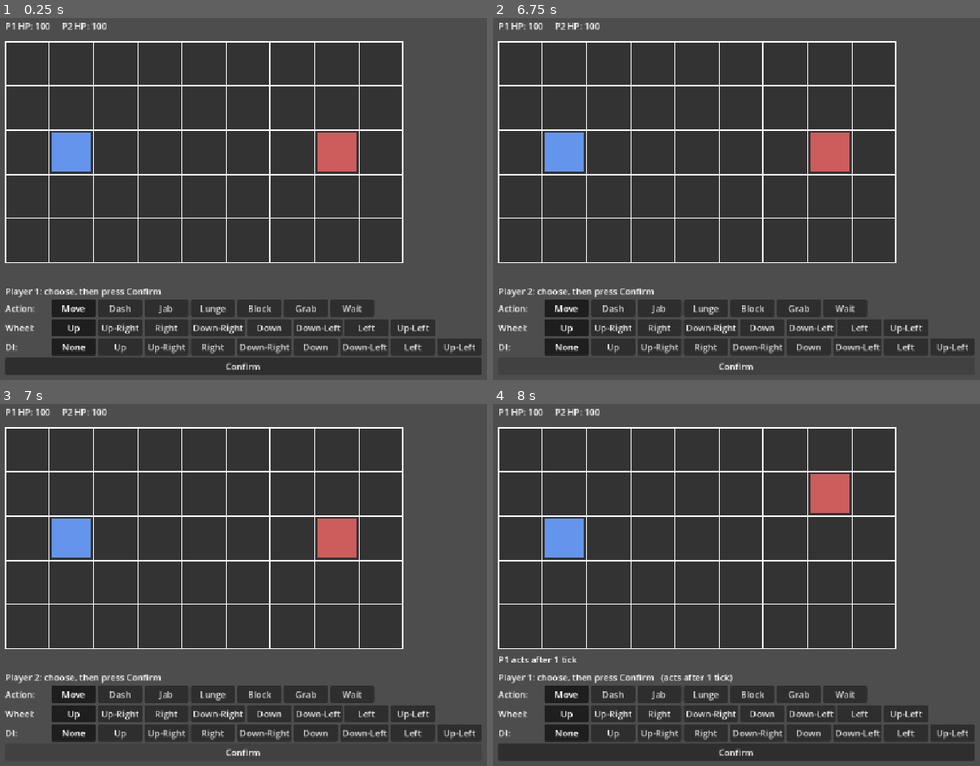
Above: before the commit, frames 1-4 (two rows, left to right).
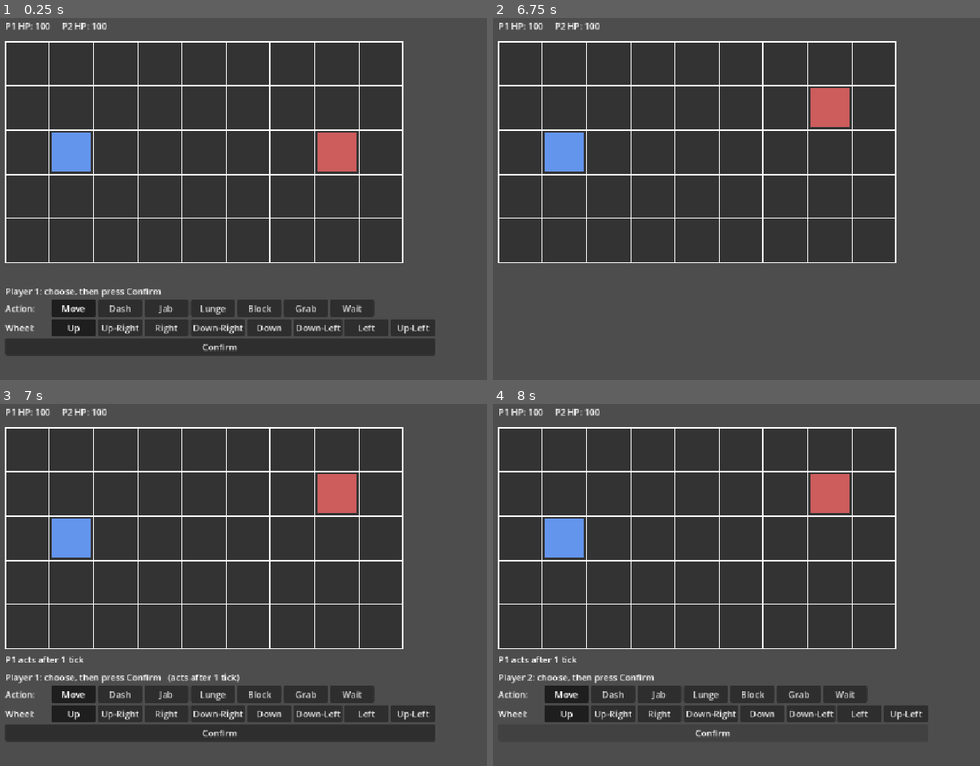
Above: after the commit, the same moments.

Repository: chunaa44/StrategyFighter
Game: Godot game, scene res://scenes/main.tscn
Same seed, same stepped clock (60 frames per second), same inputs: the game is played once before the commit and once after it.
Inputs (mouse positions are in pixels of both pictures, inside the frame that each line leads up to):
- Up to frame 1 (0.25 s): no input
- Up to frame 2 (6.75 s): click "Move" at 0.5 s; click "Dash" at 1.25 s; click "Jab" at 2 s; click "Lunge" at 2.75 s; click "Block" at 3.5 s; click "Grab" at 4.25 s; click "Wait" at 5 s; click (566, 347) at 5.75 s, where only the run before the commit has a clickable "None"; click "Confirm" at 6.5 s
- Up to frame 3 (7 s): no input
- Up to frame 4 (8 s): click "Confirm" at 7.25 s

The runs differ from the first frame. In frame 1, 6.1% of the frame differs, in the area x 0-99%, y 88-99%; in frame 2, 12%, in the area x 0-99%, y 19-98%; in frame 3, 3.7%; in frame 4, 5.9%.

Commit message:
Remove DI, knockback and wall slam.

Diff:
--- a/scripts/actions.gd
+++ b/scripts/actions.gd
@@ -20,17 +20,14 @@
 # a turn lasts 4 ticks, so an action longer than that spills into the next turn
 # hit advantage = hitstun - recovery: positive means the attacker is free first
 const DATA = {
-	"Move": {"damage": 0, "hitstun": 0, "knockback": 0, "range": 0, "slide": 1, "startup": 0, "active": 1, "recovery": 0},
-	"Dash": {"damage": 0, "hitstun": 0, "knockback": 0, "range": 0, "slide": 2, "startup": 2, "active": 1, "recovery": 1},
-	"Jab": {"damage": 12, "hitstun": 2, "knockback": 1, "range": 1, "slide": 0, "startup": 1, "active": 1, "recovery": 1},
-	"Lunge": {"damage": 40, "hitstun": 5, "knockback": 2, "range": 1, "slide": 3, "startup": 2, "active": 1, "recovery": 4},
-	"Block": {"damage": 0, "hitstun": 0, "knockback": 0, "range": 0, "slide": 0, "startup": 0, "active": 3, "recovery": 1},
-	"Grab": {"damage": 30, "hitstun": 4, "knockback": 1, "range": 1, "slide": 0, "startup": 2, "active": 1, "recovery": 3},
-	"Wait": {"damage": 0, "hitstun": 0, "knockback": 0, "range": 0, "slide": 0, "startup": 0, "active": 1, "recovery": 1},
+	"Move": {"damage": 0, "hitstun": 0, "range": 0, "slide": 1, "startup": 0, "active": 1, "recovery": 0},
+	"Dash": {"damage": 0, "hitstun": 0, "range": 0, "slide": 2, "startup": 2, "active": 1, "recovery": 1},
+	"Jab": {"damage": 12, "hitstun": 2, "range": 1, "slide": 0, "startup": 1, "active": 1, "recovery": 1},
+	"Lunge": {"damage": 40, "hitstun": 5, "range": 1, "slide": 3, "startup": 2, "active": 1, "recovery": 4},
+	"Block": {"damage": 0, "hitstun": 0, "range": 0, "slide": 0, "startup": 0, "active": 3, "recovery": 1},
+	"Grab": {"damage": 30, "hitstun": 4, "range": 1, "slide": 0, "startup": 2, "active": 1, "recovery": 3},
+	"Wait": {"damage": 0, "hitstun": 0, "range": 0, "slide": 0, "startup": 0, "active": 1, "recovery": 1},
 }
-
-# added on top of the hit when knockback pushes a fighter into the edge of the board
-const WALL_SLAM = {"damage": 10, "hitstun": 1}
 
 
 func direction_from_name(direction_name):
--- a/scripts/effects_layer.gd
+++ b/scripts/effects_layer.gd
@@ -4,18 +4,15 @@
 const GRAB_COLOR = Color(1.0, 0.65, 0.1)
 const GUARD_COLOR = Color(0.3, 0.8, 1.0)
 const IMPACT_COLOR = Color(1.0, 1.0, 1.0)
-const SLAM_COLOR = Color(1.0, 0.9, 0.2)
 const DASH_COLOR = Color(0.75, 0.85, 1.0)
 
 const TEXT_TIME = 0.6
 const TEXT_RISE = 30.0
 const TEXT_WIDTH = 100.0
 const TEXT_SIZE = 22
-const SLAM_TEXT_OFFSET = Vector2(0.0, -26.0)
 
 const GUARD_INSET = 5.0
 const GUARD_WIDTH = 6.0
-const WALL_WIDTH = 8.0
 
 # marks live for one tick, texts fade out on their own timer
 var marks = []
@@ -79,10 +76,6 @@
 	marks.append({"kind": "guard", "tile": tile, "aim": aim, "color": color})
 
 
-func add_wall_mark(tile, side, color):
-	marks.append({"kind": "wall", "tile": tile, "side": side, "color": color})
-
-
 func add_text(tile, text, color, offset = Vector2(0.0, 0.0)):
 	var pos = tile_center(tile) + Vector2(-TEXT_WIDTH / 2.0, -10.0) + offset
 	texts.append({"pos": pos, "text": text, "color": color, "age": 0.0})
@@ -110,9 +103,8 @@
 	add_text(tile2, "Clash", IMPACT_COLOR)
 
 
-# called every tick for each attacker, before knockback moves anyone
-# slam_side is the board edge the defender is thrown into, (0, 0) when there is none
-func show_result(attacker, defender, action_name, result, slam_side):
+# called every tick for each attacker, before hits clear any action
+func show_result(attacker, defender, action_name, result):
 	if result == "none":
 		return
 
@@ -130,9 +122,6 @@
 	elif result == "hit":
 		add_tiles([defender.grid_position], IMPACT_COLOR)
 		add_text(defender.grid_position, "-" + str(Actions.DATA[action_name]["damage"]), color)
-		if slam_side != Vector2i(0, 0):
-			add_wall_mark(defender.grid_position, slam_side, SLAM_COLOR)
-			add_text(defender.grid_position, "Wall -" + str(Actions.WALL_SLAM["damage"]), SLAM_COLOR, SLAM_TEXT_OFFSET)
 
 
 func _draw():
@@ -142,10 +131,8 @@
 	for mark in marks:
 		if mark["kind"] == "tiles":
 			draw_tiles(mark["tiles"], mark["color"])
-		elif mark["kind"] == "guard":
+		else:
 			draw_guard_sides(mark["tile"], mark["aim"], mark["color"])
-		else:
-			draw_wall_edges(mark["tile"], mark["side"], mark["color"])
 
 	for text in texts:
 		draw_floating_text(text)
@@ -157,21 +144,6 @@
 		var rect = tile_rect(tile)
 		draw_rect(rect, fill, true)
 		draw_rect(rect.grow(-3), color, false, 3.0)
-
-
-# the full tile edge on each side of the board the fighter was thrown into
-func draw_wall_edges(tile, side, color):
-	var rect = tile_rect(tile)
-	if side.x != 0:
-		var edge_x = rect.position.x
-		if side.x > 0:
-			edge_x = rect.end.x
-		draw_line(Vector2(edge_x, rect.position.y), Vector2(edge_x, rect.end.y), color, WALL_WIDTH)
-	if side.y != 0:
-		var edge_y = rect.position.y
-		if side.y > 0:
-			edge_y = rect.end.y
-		draw_line(Vector2(rect.position.x, edge_y), Vector2(rect.end.x, edge_y), color, WALL_WIDTH)
 
 
 # the three guarded directions are drawn as one unbroken run along the tile border
--- a/scripts/fighter.gd
+++ b/scripts/fighter.gd
@@ -10,7 +10,6 @@
 var current_action = "none"
 var action_tick = 0
 var aim = Vector2i(0, 0)
-var di = Vector2i(0, 0)
 var queued_pick = {}
 
 @onready var status_label = $StatusLabel
@@ -27,7 +26,6 @@
 	hitstun_ticks = 0
 	stunned = false
 	aim = Vector2i(0, 0)
-	di = Vector2i(0, 0)
 	queued_pick = {}
 	clear_action()
 	update_label()
--- a/scripts/main.gd
+++ b/scripts/main.gd
@@ -59,20 +59,6 @@
 	if tile.y >= BOARD_HEIGHT:
 		return false
 	return true
-
-
-# which board edges a tile lies beyond: -1 or 1 per axis, 0 when inside on that axis
-func wall_side(tile):
-	var side = Vector2i(0, 0)
-	if tile.x < 0:
-		side.x = -1
-	elif tile.x >= BOARD_WIDTH:
-		side.x = 1
-	if tile.y < 0:
-		side.y = -1
-	elif tile.y >= BOARD_HEIGHT:
-		side.y = 1
-	return side
 
 
 func tile_to_pixel(tile):
@@ -163,10 +149,8 @@
 func on_both_picked(pick1, pick2):
 	if not pick1.is_empty():
 		fighter1.queued_pick = pick1
-		fighter1.di = Actions.direction_from_name(pick1["di"])
 	if not pick2.is_empty():
 		fighter2.queued_pick = pick2
-		fighter2.di = Actions.direction_from_name(pick2["di"])
 
 	wait_text = ""
 	update_message()
@@ -300,7 +284,7 @@
 	show_slide(fighter2, start2)
 
 
-# applies the position rules shared by moves, knockback and DI
+# applies the position rules shared by all movement
 func settle_positions(target1, target2):
 	# cannot leave the board
 	if not is_inside_board(target1):
@@ -349,44 +333,13 @@
 	return "hit"
 
 
-# the defender is pushed away from the attacker one tile at a time and stops at the board edge
-func get_knockback_landing(attacker, defender, action_name):
-	var tile = defender.grid_position
-	for step in range(Actions.DATA[action_name]["knockback"]):
-		var next_tile = tile + attacker.aim
-		if not is_inside_board(next_tile):
-			break
-		tile = next_tile
-	return tile
-
-
-# the board edge a landed hit pushes the defender into, (0, 0) when the push is not stopped
-func get_slam_side(attacker, defender, action_name, result):
-	if result != "hit":
-		return Vector2i(0, 0)
-
-	var tile = defender.grid_position
-	for step in range(Actions.DATA[action_name]["knockback"]):
-		var next_tile = tile + attacker.aim
-		if not is_inside_board(next_tile):
-			return wall_side(next_tile)
-		tile = next_tile
-	return Vector2i(0, 0)
-
-
-func apply_hit(victim, action_name, slam_side):
+func apply_hit(victim, action_name):
 	var data = Actions.DATA[action_name]
-	var damage = data["damage"]
-	var hitstun = data["hitstun"]
-
-	if slam_side != Vector2i(0, 0):
-		damage += Actions.WALL_SLAM["damage"]
-		hitstun += Actions.WALL_SLAM["hitstun"]
-
-	victim.hp -= damage
+
+	victim.hp -= data["damage"]
 	if victim.hp < 0:
 		victim.hp = 0
-	victim.hitstun_ticks = hitstun
+	victim.hitstun_ticks = data["hitstun"]
 	victim.clear_action()
 
 
@@ -394,12 +347,6 @@
 	if result == "none":
 		return
 	add_event(player_name + " " + action_name + " " + result)
-
-
-func report_slam(victim_name, slam_side):
-	if slam_side == Vector2i(0, 0):
-		return
-	add_event(victim_name + " wall slam")
 
 
 func resolve_hits():
@@ -416,40 +363,16 @@
 		elif action1 == "Grab" and Actions.is_strike(action2):
 			result1 = "beaten"
 
-	# a hit by fighter 1 slams fighter 2 and the other way round
-	var slam_on_2 = get_slam_side(fighter1, fighter2, action1, result1)
-	var slam_on_1 = get_slam_side(fighter2, fighter1, action2, result2)
-
 	report_result("P1", action1, result1)
 	report_result("P2", action2, result2)
-	report_slam("P2", slam_on_2)
-	report_slam("P1", slam_on_1)
-
-	# effects read positions and actions before hits clear them or knockback moves anyone
+
+	# effects read positions and actions before hits clear them
 	effects.show_guard(fighter1)
 	effects.show_guard(fighter2)
-	effects.show_result(fighter1, fighter2, action1, result1, slam_on_2)
-	effects.show_result(fighter2, fighter1, action2, result2, slam_on_1)
-
-	var target1 = fighter1.grid_position
-	var target2 = fighter2.grid_position
+	effects.show_result(fighter1, fighter2, action1, result1)
+	effects.show_result(fighter2, fighter1, action2, result2)
+
 	if result1 == "hit":
-		target2 = get_knockback_landing(fighter1, fighter2, action1)
+		apply_hit(fighter2, action1)
 	if result2 == "hit":
-		target1 = get_knockback_landing(fighter2, fighter1, action2)
-
-	if result1 == "hit":
-		apply_hit(fighter2, action1, slam_on_2)
-	if result2 == "hit":
-		apply_hit(fighter1, action2, slam_on_1)
-
-	# knockback first, then DI from wherever the fighter landed
-	settle_positions(target1, target2)
-
-	target1 = fighter1.grid_position
-	target2 = fighter2.grid_position
-	if result2 == "hit":
-		target1 += fighter1.di
-	if result1 == "hit":
-		target2 += fighter2.di
-	settle_positions(target1, target2)
+		apply_hit(fighter1, action2)
--- a/scripts/pick_screen.gd
+++ b/scripts/pick_screen.gd
@@ -10,7 +10,6 @@
 
 var action_group = ButtonGroup.new()
 var wheel_group = ButtonGroup.new()
-var di_group = ButtonGroup.new()
 
 var title_label
 var confirm_button
@@ -27,7 +26,6 @@
 
 	make_row(box, "Action:", ["Move", "Dash", "Jab", "Lunge", "Block", "Grab", "Wait"], action_group)
 	make_row(box, "Wheel:", Actions.DIRECTION_NAMES, wheel_group)
-	make_row(box, "DI:", ["None"] + Actions.DIRECTION_NAMES, di_group)
 
 	confirm_button = Button.new()
 	confirm_button.text = "Confirm"
@@ -56,7 +54,6 @@
 func reset_selection():
 	action_group.get_buttons()[0].button_pressed = true
 	wheel_group.get_buttons()[0].button_pressed = true
-	di_group.get_buttons()[0].button_pressed = true
 
 
 # only the players who need to choose are asked, the others keep their queued pick
@@ -91,7 +88,6 @@
 	var pick = {}
 	pick["action"] = action_group.get_pressed_button().text
 	pick["wheel"] = wheel_group.get_pressed_button().text
-	pick["di"] = di_group.get_pressed_button().text
 
 	if current_player == 1:
 		pick1 = pick
